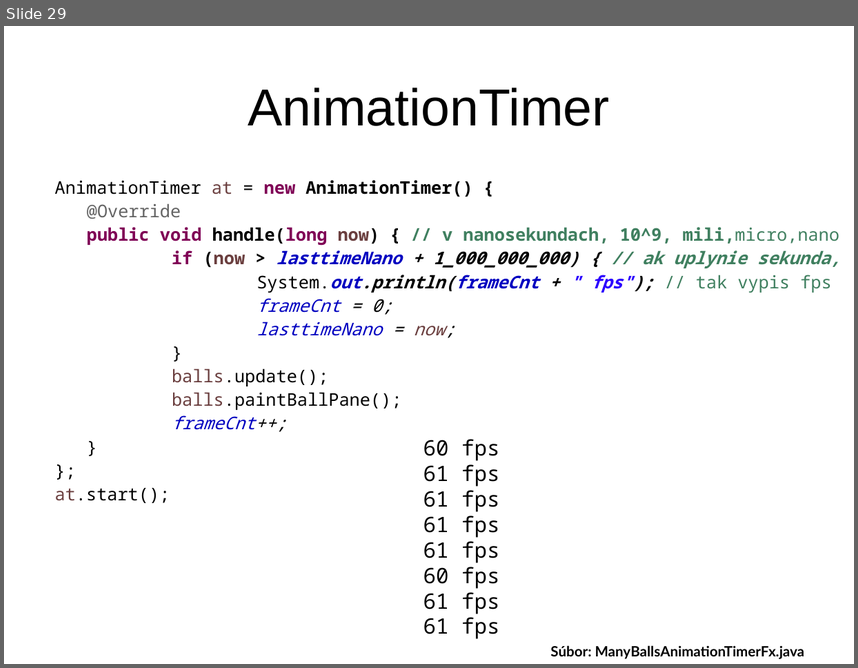
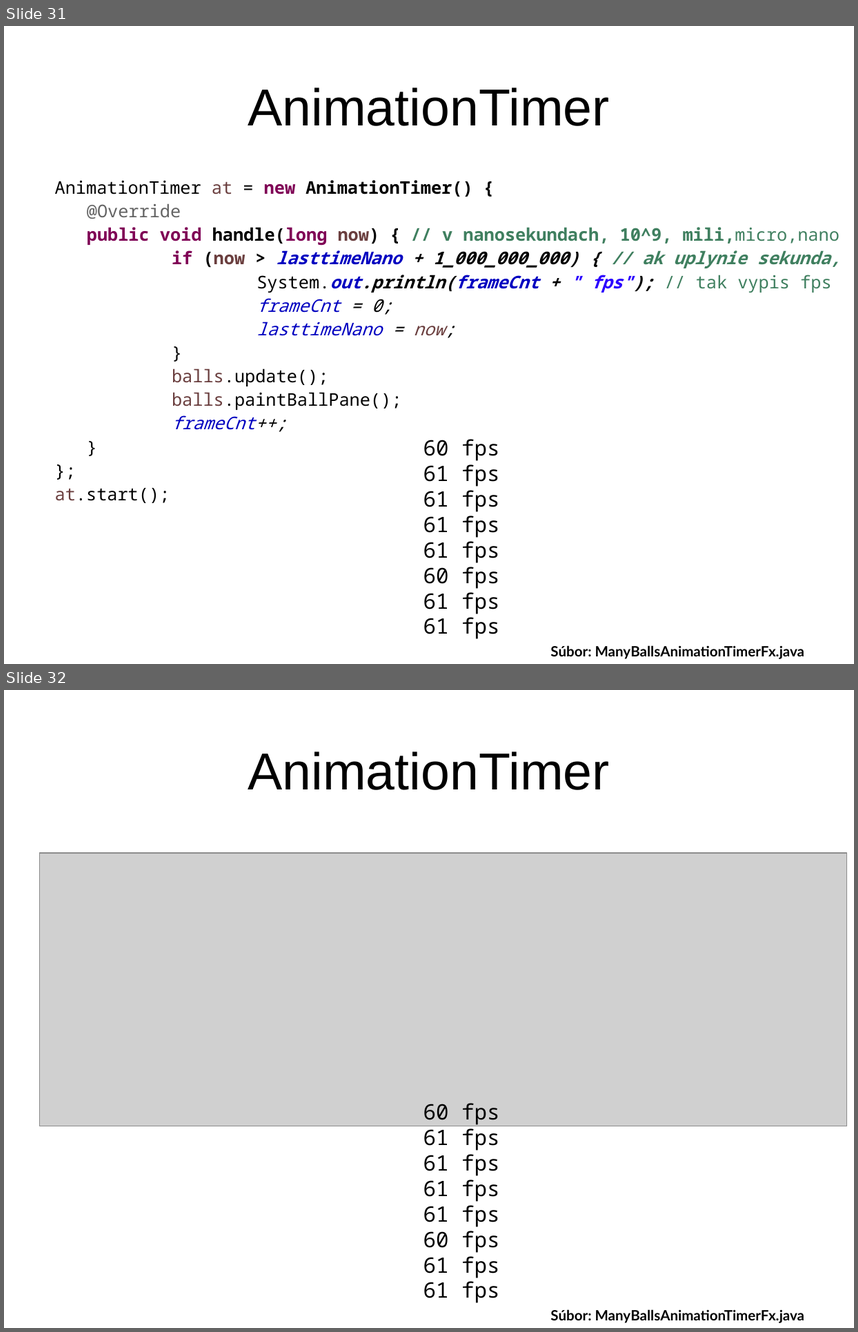
Before and after one commit to Programovanie4/Prednasky, a slide deck: 09/09_java.ppt. Shown one above the other, each under a label of ours: slide 29 before the commit, slides 31 and 32 after it. The pictures are 858x668 and 858x1332 pixels, drawn with LibreOffice and Linux fonts; fonts in the diff are those of the drawing; grey boxes stand for pictures. Boxes give left, top, right and bottom in pixels: in the first picture for what was removed or moved away, otherwise in the second. Text is boxed around its words. In the diff, an @@ line names an element or a change of style, - is before the commit and + after.

```diff
--- a/09/09_java.ppt
+++ b/09/09_java.ppt
@@ slide 32 added at [4,690,854,1328], background #FFFFFF @@
@@ rectangle added at [4,694,21,728], fill #FFFFFF @@
@@ title added at [248,751,610,790], 44 pt, text #000000 @@
+AnimationTimer
@@ picture added at [40,854,847,1126] @@
@@ text added at [424,1103,499,1303], 18 pt, text #000000 @@
+60 fps
+61 fps
+61 fps
+61 fps
+61 fps
+60 fps
+61 fps
+61 fps
@@ text added at [550,1309,805,1323], 12 pt, text #000000, bold @@
+Súbor: ManyBallsAnimationTimerFx.java
@@ what was slide 29 is now slide 31 @@
```
Also in this commit, not shown: 4 slides changed, 3 other slides added, 1 slide removed, 1 other file.
